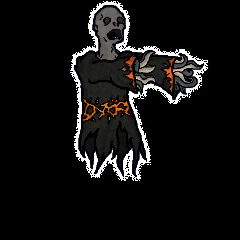
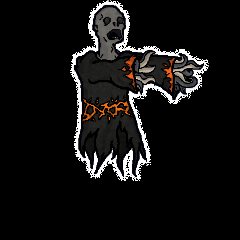
Before/after of a (240, 240) layered artwork. What changed in the layer stack:
painted on "diffuse" over [70,0,209,181]
